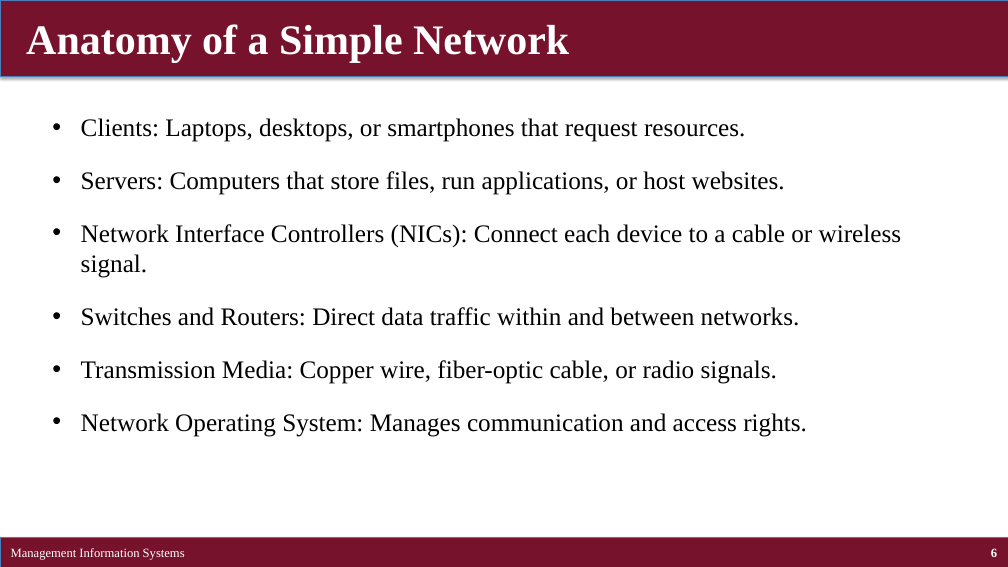
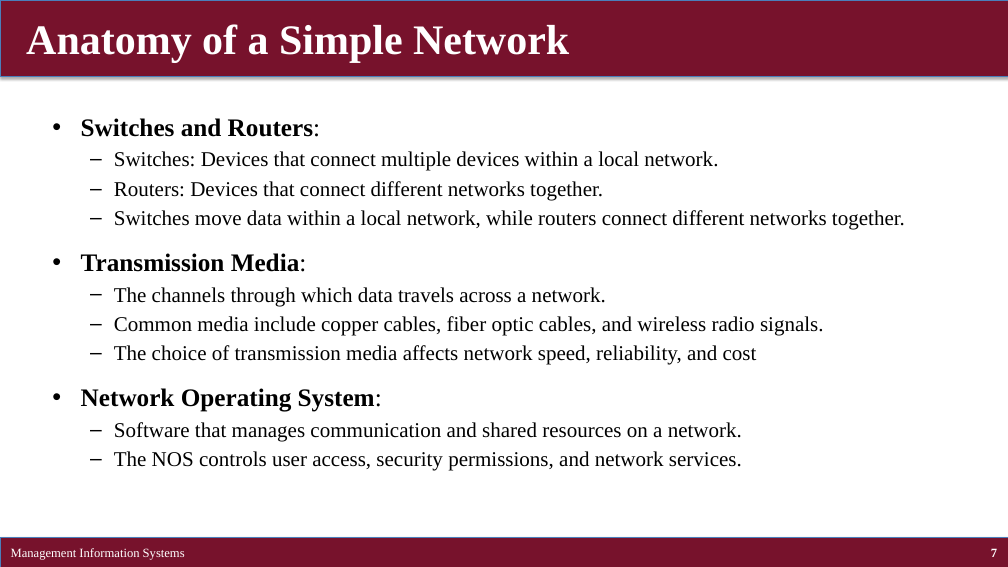
Before and after one commit to brianhwpark/brianhwpark.github.io, a slide deck: slide 7 of files/teaching-resources/concordiacollege-busn-315/busn-315-lecture-note/busn315-ch07.pptx (slide 6 before the commit). Drawn at 1008x567 pixels with LibreOffice and Linux fonts; fonts in the diff are those of the drawing. Boxes give left, top, right and bottom in pixels: in the first picture for what was removed or moved away, otherwise in the second. Text is boxed around its words. In the diff, an @@ line names an element or a change of style, - is before the commit and + after.

```diff
--- a/files/teaching-resources/concordiacollege-busn-315/busn-315-lecture-note/busn315-ch07.pptx
+++ b/files/teaching-resources/concordiacollege-busn-315/busn-315-lecture-note/busn315-ch07.pptx
@@ text at (x1=81, y1=118, x2=905, y2=471): text changed; size 24 to 20 pt @@
-• Clients: Laptops, desktops, or smartphones that request resources.
-• Servers: Computers that store files, run applications, or host websites.
-• Network Interface Controllers (NICs): Connect each device to a cable or wireless signal.
-• Switches and Routers: Direct data traffic within and between networks.
-• Transmission Media: Copper wire, fiber-optic cable, or radio signals.
-• Network Operating System: Manages communication and access rights.
+• Switches and Routers:
+  – Switches: Devices that connect multiple devices within a local network.
+  – Routers: Devices that connect different networks together.
+  – Switches move data within a local network, while routers connect different networks together.
+• Transmission Media:
+  – The channels through which data travels across a network.
+  – Common media include copper cables, fiber optic cables, and wireless radio signals.
+  – The choice of transmission media affects network speed, reliability, and cost
+• Network Operating System:
+  – Software that manages communication and shared resources on a network.
+  – The NOS controls user access, security permissions, and network services.
@@ page number at (x1=991, y1=548, x2=997, y2=557): text changed @@
-6
+7
```
Also in this commit, not shown: 16 other slides changed, 1 slide added, 3 slides removed, 1 other file.
